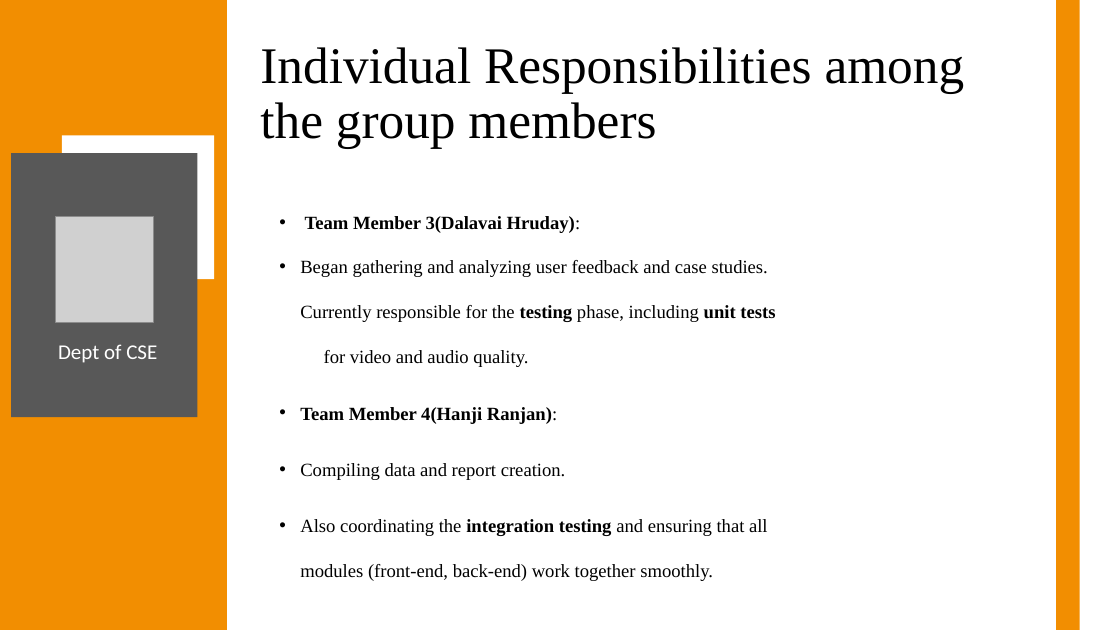
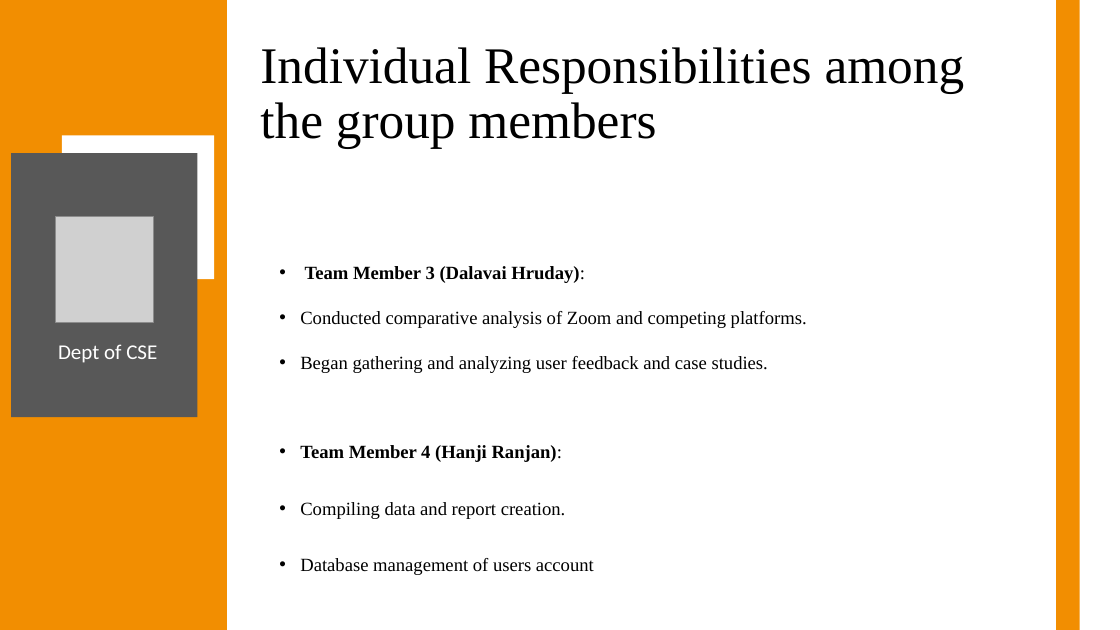
Before and after one commit to Anish202020/7th-Semester, a slide deck: slide 18 of Report & PPT/Project Work/Ppt/Callify Synopsis.pptx. Drawn at 1120x630 pixels with LibreOffice and Linux fonts; fonts in the diff are those of the drawing; grey boxes stand for pictures. Boxes give left, top, right and bottom in pixels: in the first picture for what was removed or moved away, otherwise in the second. Text is boxed around its words. In the diff, an @@ line names an element or a change of style, - is before the commit and + after.

```diff
--- a/Report & PPT/Project Work/Ppt/Callify Synopsis.pptx
+++ b/Report & PPT/Project Work/Ppt/Callify Synopsis.pptx
@@ text "Team Member 3 (Dalavai Hruday):" moved from (x1=300, y1=216, x2=775, y2=581) to (x1=300, y1=266, x2=807, y2=575) @@
@@ text at (x1=300, y1=266, x2=807, y2=462): text changed @@
-• Team Member 3(Dalavai Hruday):
-• Began gathering and analyzing user feedback and case studies. Currently responsible for the testing phase, including unit tests for video and audio quality.
-• Team Member 4(Hanji Ranjan):
+• Team Member 3 (Dalavai Hruday):
+• Conducted comparative analysis of Zoom and competing platforms.
+• Began gathering and analyzing user feedback and case studies.
+• Team Member 4 (Hanji Ranjan):
@@ text at (x1=300, y1=558, x2=594, y2=575): text changed @@
-• Also coordinating the integration testing and ensuring that all modules (front-end, back-end) work together smoothly.
+• Database management of users account
```
Also in this commit, not shown: 5 other slides changed.
